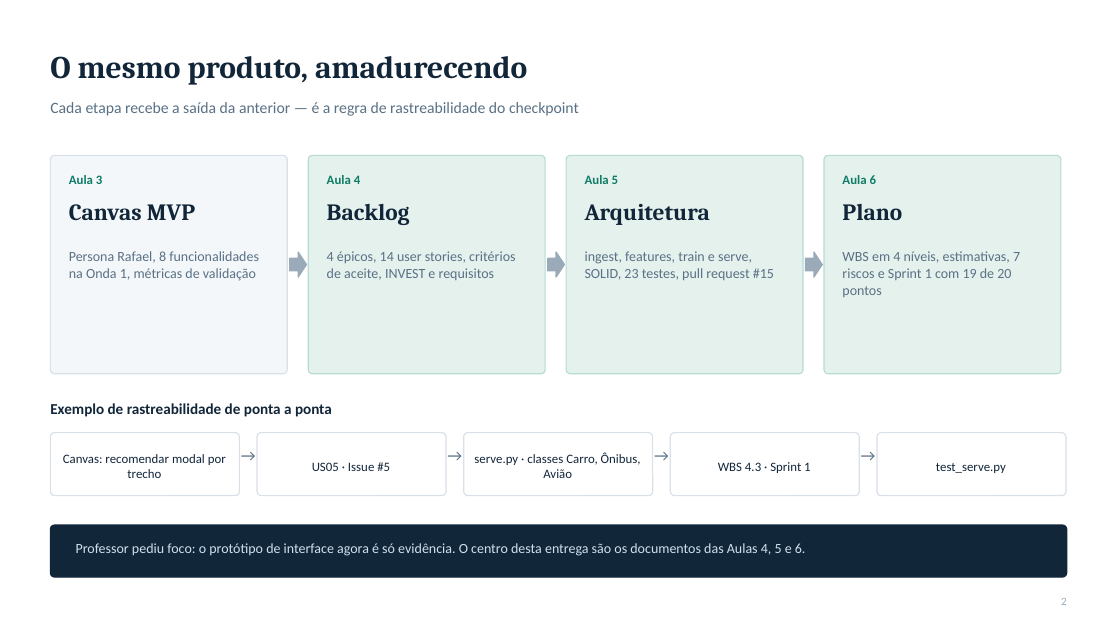
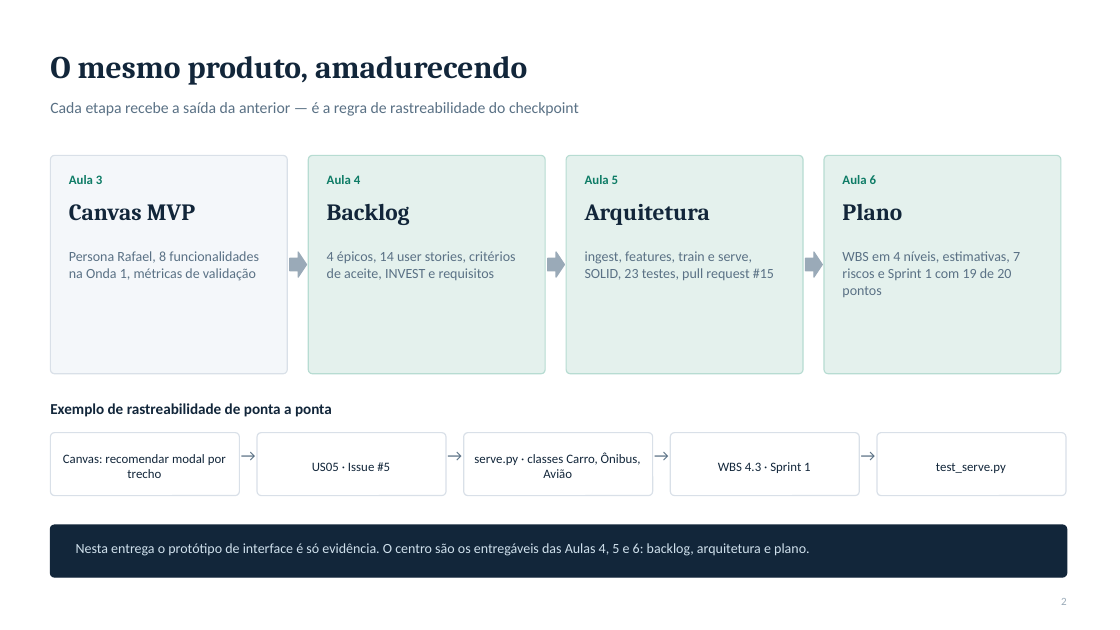
Before and after one commit to davi-cassiano/Projeto-Varela, a slide deck: slide 2 of docs/apresentacao-checkpoint-4-6.pptx. Drawn at 1120x630 pixels with LibreOffice and Linux fonts; fonts in the diff are those of the drawing. Boxes give left, top, right and bottom in pixels: in the first picture for what was removed or moved away, otherwise in the second. Text is boxed around its words. In the diff, an @@ line names an element or a change of style, - is before the commit and + after.

```diff
--- a/docs/apresentacao-checkpoint-4-6.pptx
+++ b/docs/apresentacao-checkpoint-4-6.pptx
@@ text at bbox=[76, 543, 809, 556]: text changed @@
-Professor pediu foco: o protótipo de interface agora é só evidência. O centro desta entrega são os documentos das Aulas 4, 5 e 6.
+Nesta entrega o protótipo de interface é só evidência. O centro são os entregáveis das Aulas 4, 5 e 6: backlog, arquitetura e plano.
```
Also in this commit, not shown: 7 other slides changed.
